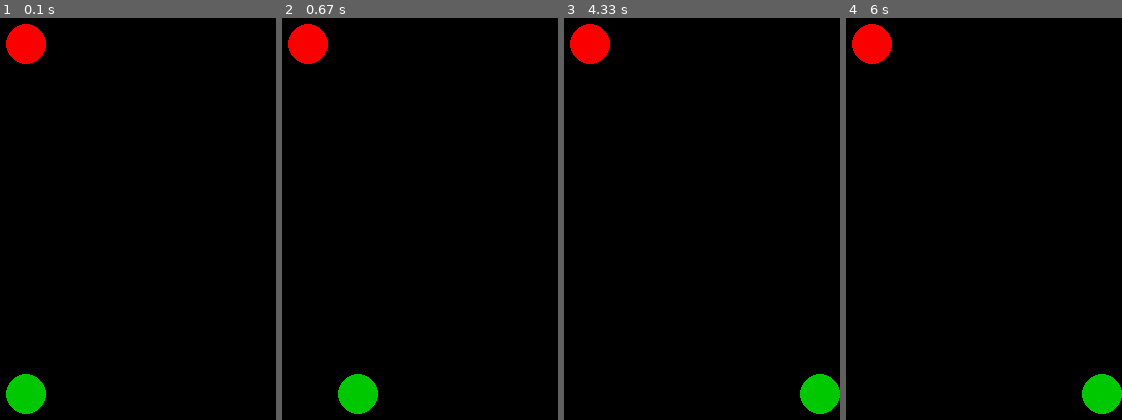
Above: before the commit, frames 1-4 (left to right).
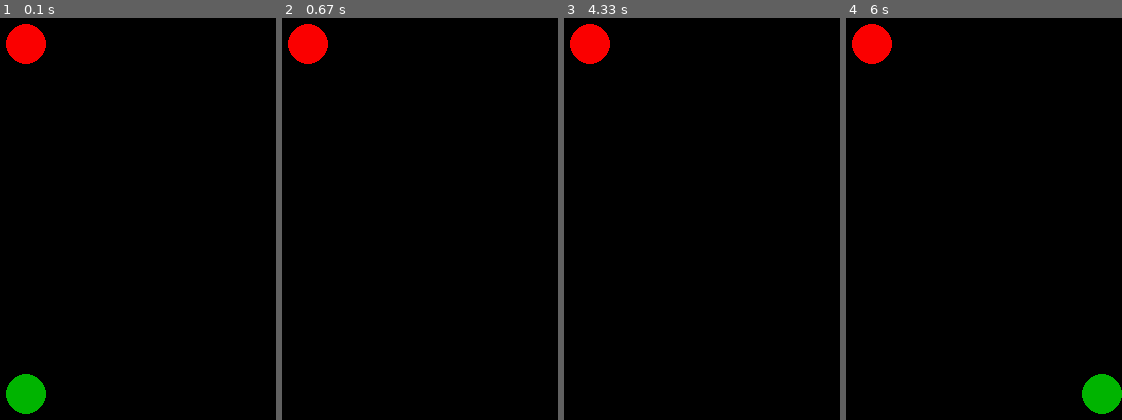
Above: after the commit, the same moments.

Repository: timoogo/pygame_space-invader
Game: pygame game, started from __main__.py
Same seed, same stepped clock (60 frames per second), same inputs: the game is played once before the commit and once after it.
Inputs:
- Up to frame 1 (0.1 s): no input
- Up to frame 2 (0.67 s): hold K from 0.33 s (still down); hold D from 0.33 s (still down)
- Up to frame 3 (4.33 s): release K at 0.8 s; release D at 0.8 s; hold P 0.83-1.3 s; hold D 0.83-1.3 s; hold D 1.33-1.8 s; hold D 1.83-2.3 s; hold D 2.67-3.3 s; tap K at 4.23 s
- Up to frame 4 (6 s): hold P 4.57-5.03 s; hold D 4.57-5.03 s; hold K 5.57-5.87 s; hold S 5.57-5.87 s; tap P at 5.9 s

The runs differ from the first frame. In frame 2, 1.1% of the frame differs, in the area x 20-35%, y 88-99%; in frame 3, 1.1%; in frame 4, less than 0.1%.

Commit message:
death simple management

Diff:
--- a/Player.py
+++ b/Player.py
@@ -1,18 +1,24 @@
 import pygame
 from Projectile import Projectile
+from time import sleep
+color = (0, 0, 0)
 
 class Player:
     def __init__(self, screen):
         self.speed = 50
-        self.pos = [250,400]
+        self.pos = [250, 400]
         self.screen_x = screen.get_width()
-        self.state = True
+        self.alive = True
+        self.debug = True
         self.cooldown = 0.25
         self.screen = screen
         self.radius = 20
-        print(self.screen_x)
+
+
     def Draw(self):
-        pygame.draw.circle(self.screen, (0, 200,0), self.pos, self.radius)
+        pygame.draw.circle(self.screen, (0, 180, 0), self.pos, self.radius)
+        if self.alive == False:
+            pygame.draw.rect(self.screen, color, (0, 300, self.screen_x, 600))
 
     def OnMoveEvent(self, event):
         if event.key == pygame.K_q:
@@ -23,6 +29,13 @@
             print(event)
         if event.key == pygame.K_s:
             self.Shoot()
+
+    def OnCollisionEvent(self, event):
+        if event.key == pygame.K_k:
+            self.Die()
+        if not self.alive and event.key == pygame.K_p:
+            self.alive = True
+
     def Move(self, dir):
         self.pos[0] += dir * self.speed
         if self.pos[0] <= 0 + self.radius:
@@ -33,3 +46,8 @@
 
     def Shoot(self):
         print("shoot")
+
+    def Die(self):
+        if self.alive and self.debug:
+            self.alive = False
+            print(self.alive)
--- a/Projectile.py
+++ b/Projectile.py
@@ -1,7 +1,8 @@
 import pygame
 class Projectile:
-   def __init__(self, screen):
+   def __init__(self,position, screen):
        self.width  = 2
        self.height = 4
        self.speed  = 15
+       self.position = position
        self.screen = screen
--- a/__main__.py
+++ b/__main__.py
@@ -1,7 +1,6 @@
 import pygame
 from Player import Player
 from Enemy import Enemy
-from Projectile import Projectile
 from time import sleep
 module_charge = pygame.init()
 print (module_charge)
@@ -19,14 +18,13 @@
 i = 0
 player = Player(screen)
 enemy = Enemy(screen)
-projectile = Projectile(screen)
-
 while game_is_running:
       screen.fill((0,0,0))
       i += 1
       for event in pygame.event.get():
             if event.type == pygame.KEYDOWN:
                   player.OnMoveEvent(event)
+                  player.OnCollisionEvent(event)
             if event.type == pygame.QUIT:
                 game_is_running = False
 
Not shown, changed: .gitignore
